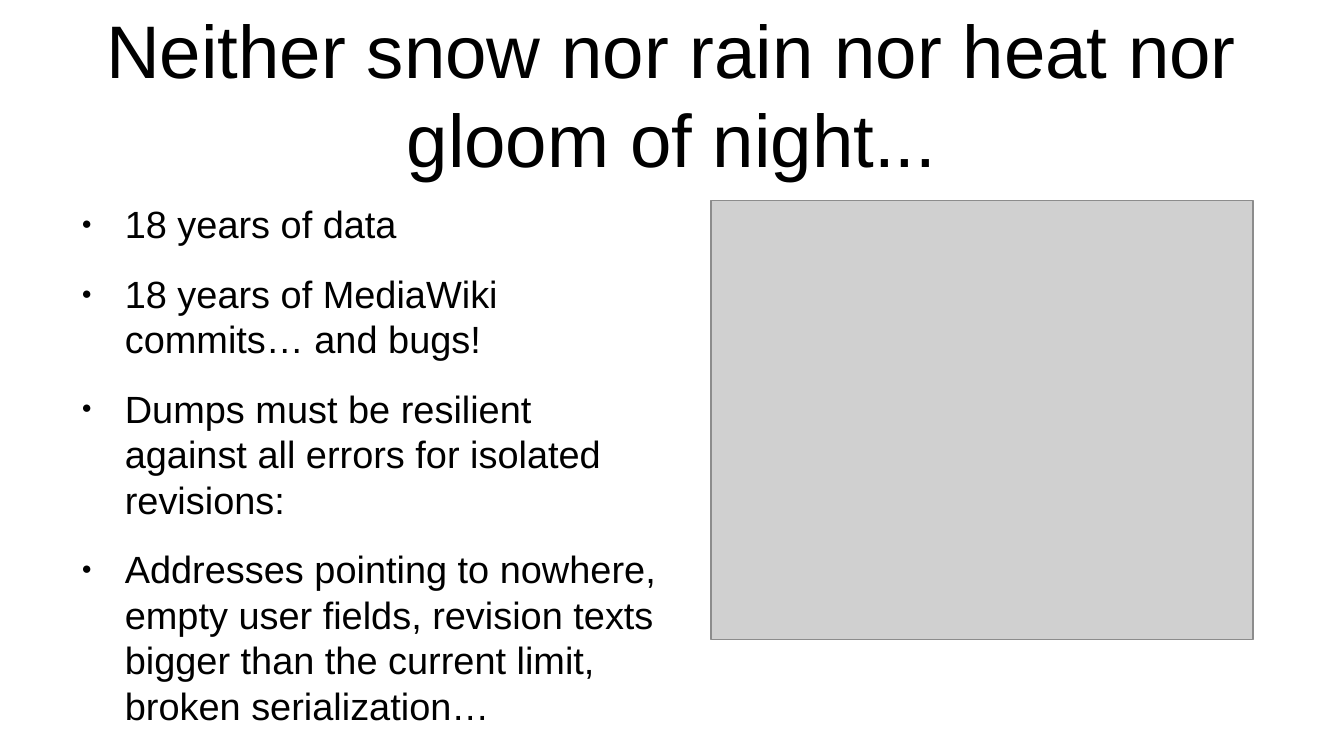
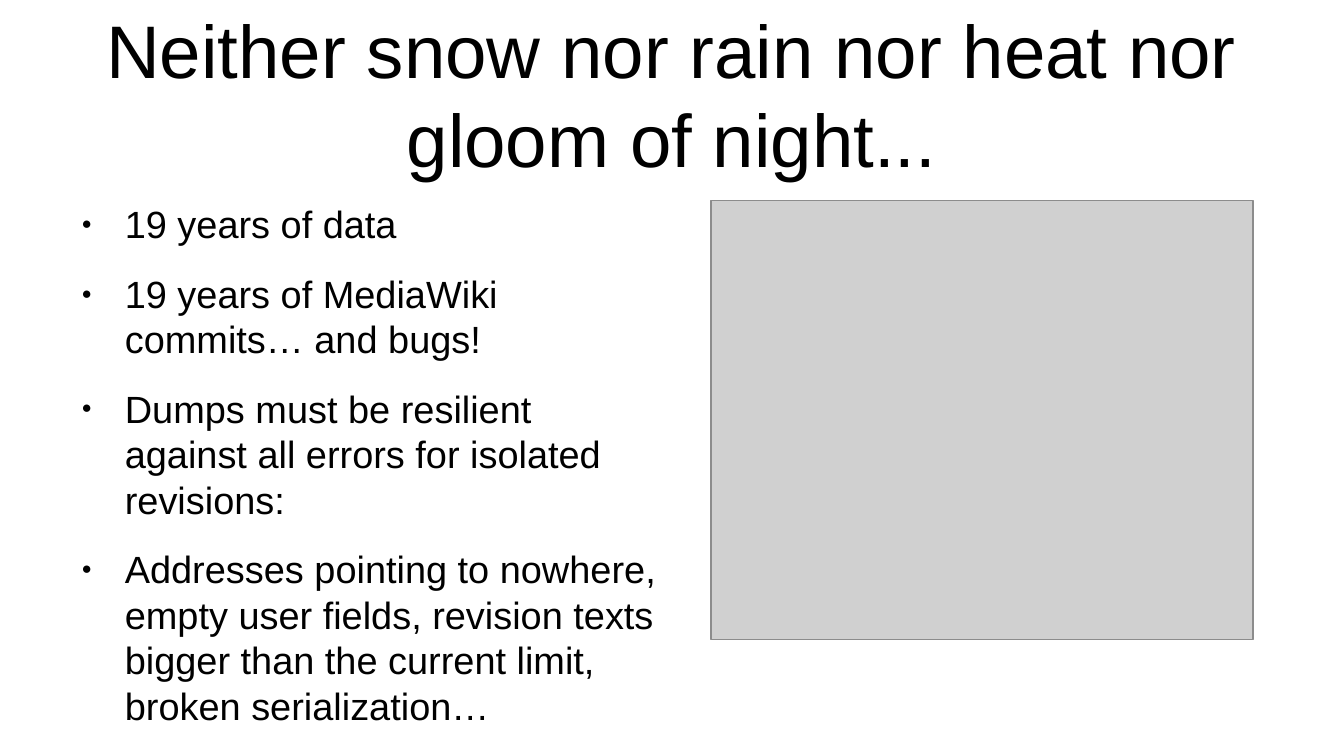
Before and after one commit to apergos/wikitalks, a slide deck: slide 71 of dumps-9-years-compressed.odp (slide 58 before the commit). Drawn at 1344x756 pixels with LibreOffice and Linux fonts; fonts in the diff are those of the drawing; grey boxes stand for pictures. Boxes give left, top, right and bottom in pixels: in the first picture for what was removed or moved away, otherwise in the second. Text is boxed around its words. In the diff, an @@ line names an element or a change of style, - is before the commit and + after.

```diff
--- a/dumps-9-years-compressed.odp
+++ b/dumps-9-years-compressed.odp
@@ text at [125,210,498,360]: text changed @@
-● 18 years of data
-● 18 years of MediaWiki commits… and bugs!
+● 19 years of data
+● 19 years of MediaWiki commits… and bugs!
```
Also in this commit, not shown: 10 other slides changed, 13 slides added.
